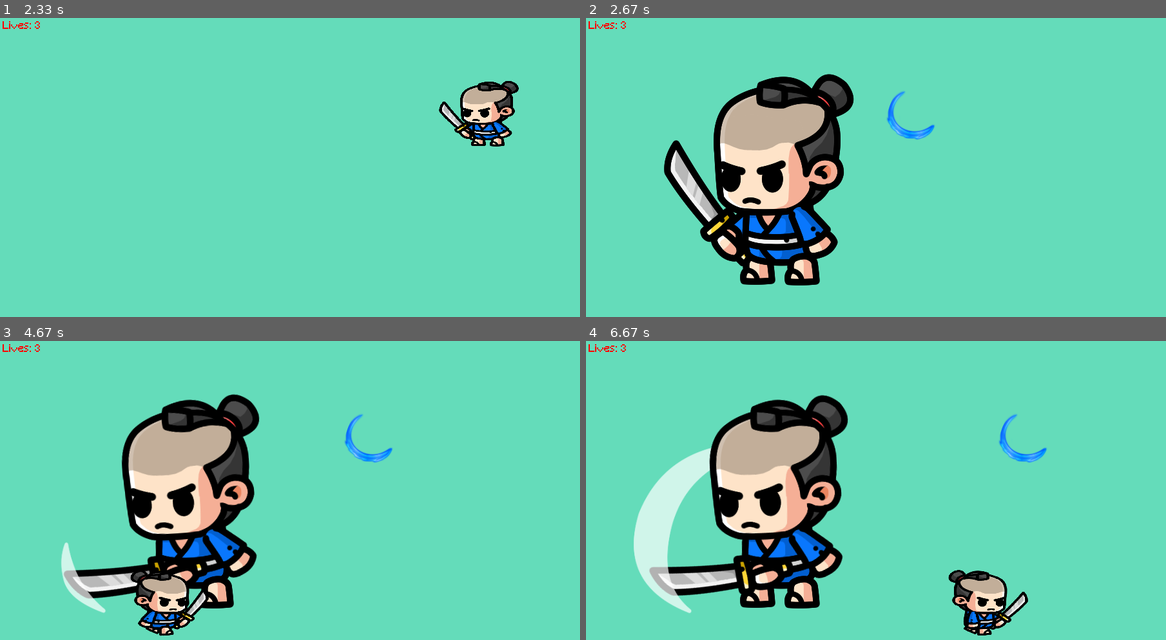
Above: before the commit, frames 1-4 (two rows, left to right).
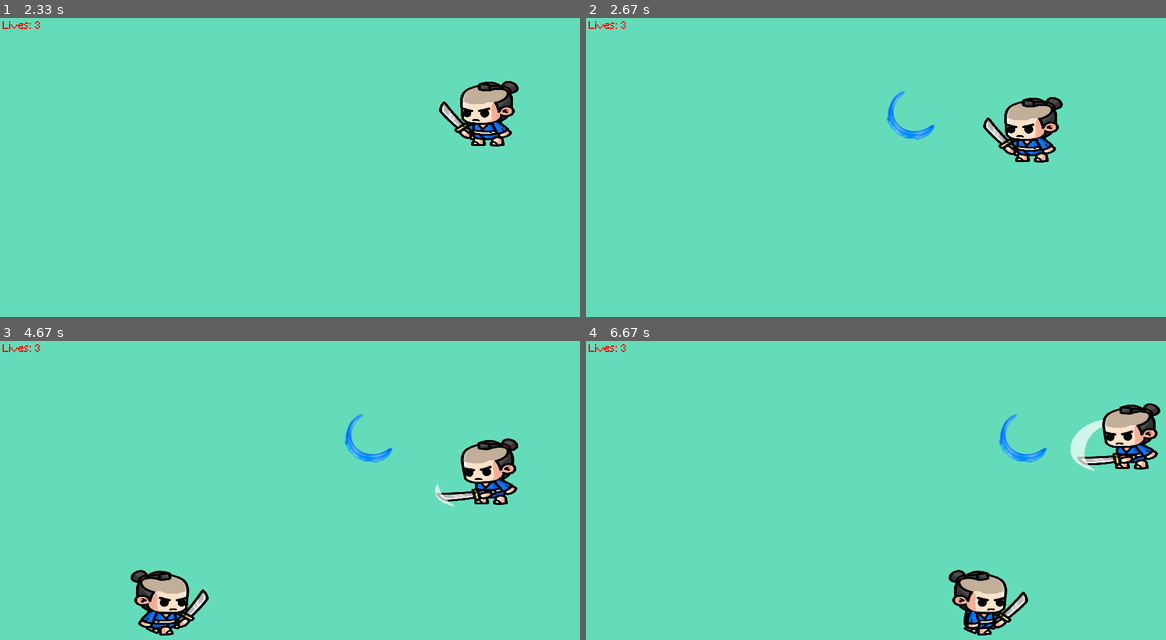
Above: after the commit, the same moments.

Repository: GaGex1222/Samurai-Pygame
Game: pygame game, started from game.py
Same seed, same stepped clock (60 frames per second), same inputs: the game is played once before the commit and once after it.
Inputs:
- Up to frame 1 (2.33 s): tap Space at 0.33, 0.73, 1.03, 1.23, 2.07 s; hold Right 0.67-1.13 s; hold Up 1.17-1.47 s; hold Left from 2 s (still down)
- Up to frame 2 (2.67 s): tap Space at 2.37, 2.63 s; release Left at 2.53 s; hold Down from 2.57 s (still down)
- Up to frame 3 (4.67 s): release Down at 2.87 s; hold Left 2.9-3.3 s; tap Space at 2.97, 3.27, 3.4, 3.8, 4.1, 4.47 s; hold Up 3.33-3.7 s; hold Right 3.73-4.37 s; hold Down from 4.4 s (still down)
- Up to frame 4 (6.67 s): release Down at 4.77 s; hold Left 4.8-5.27 s; tap Space at 4.87, 5.17, 5.37, 5.67, 5.87, 6.2, 6.5 s; hold Right 5.3-5.77 s; hold Up 5.8-6.1 s; hold Right 6.13-6.6 s; hold Left from 6.63 s (still down)

Frame 1 is identical in both runs. In frame 2, 17% of the frame differs, in the area x 13-83%, y 18-90%; in frame 3, 15%; in frame 4, 19%, in the area x 8-100%, y 18-91%.

Commit message:
Implemented fully attacking animation and fixed lives logic

Diff:
--- a/testing.py
+++ b/game.py
@@ -20,11 +20,15 @@
     def __init__(self, x_pos, y_pos):
         super().__init__()
         self.sprites = []
+        self.scaled_sprites = []
+        self.running_sprites = []
+        self.scaled_running_sprites = []
         self.x = x_pos
         self.y = y_pos
-        self.width = 400
-        self.height = 300
+        self.width = 250
+        self.height = 150
         self.is_attacking = False
+        self.is_running = False
         self.attack_counter = 0
         self.sprites.append(pygame.image.load(r'C:\Users\gald1\Desktop\web development projects\PyGame\assets\Samurai1\04-Attack\Attack1\__Samurai1_Attack1_000.png'))
         self.sprites.append(pygame.image.load(r'C:\Users\gald1\Desktop\web development projects\PyGame\assets\Samurai1\04-Attack\Attack1\__Samurai1_Attack1_001.png'))
@@ -34,7 +38,12 @@
         self.sprites.append(pygame.image.load(r'C:\Users\gald1\Desktop\web development projects\PyGame\assets\Samurai1\04-Attack\Attack1\__Samurai1_Attack1_006.png'))
         self.sprites.append(pygame.image.load(r'C:\Users\gald1\Desktop\web development projects\PyGame\assets\Samurai1\04-Attack\Attack1\__Samurai1_Attack1_007.png'))
 
-        self.image = self.sprites[self.attack_counter]
+        for sprite in self.sprites:
+            scaled_image = pygame.transform.scale(sprite, (self.width, self.height))
+            self.scaled_sprites.append(scaled_image)
+
+
+        self.image = self.scaled_sprites[self.attack_counter]
         self.anim_rect = self.image.get_rect(width=250, height=150)
         self.rect = pygame.Rect((x_pos, y_pos), (self.width, self.height))
     def draw(self):
@@ -43,8 +52,8 @@
             if self.attack_counter >= len(self.sprites):
                 self.is_attacking = False
                 self.attack_counter = 0
-            self.image = self.sprites[int(self.attack_counter)]
-            WIN.blit(self.image, self.anim_rect)
+            self.image = self.scaled_sprites[int(self.attack_counter)]
+            WIN.blit(self.image, self.rect)
         else:
             WIN.blit(SAMURAI_IMAGE_SCALED, self.rect)
 
@@ -52,6 +61,8 @@
         self.is_attacking = True
         print(self.is_attacking)
         self.attack_counter = 0
+
+
 
 
 class Enemy(pygame.sprite.Sprite):
@@ -74,7 +85,7 @@
         self.rect.size = (250, 150)
         self.rect.topleft = [pos_x, pos_y]
 
-    def update(self):
+    def update(self, lives):
         self.current_sprite += 0.6
 
 
@@ -86,6 +97,7 @@
         self.rect.size = (250, 150)
         self.rect.x += 3
         if self.rect.x > 725:
+            lives[0] -= 1
             self.kill()
 
 
@@ -122,7 +134,7 @@
         surface.blit(self.image , self.rect)
 
 
-def draw_window(samurai, slashes, sprites, enemy, text, textRect):
+def draw_window(samurai, slashes, sprites, enemy, text, textRect, lives):
     WIN.fill(bg_color)
     samurai.draw()
     WIN.blit(text, textRect)
@@ -134,7 +146,7 @@
                 slashes.remove(slash)
     if sprites and enemy:
         sprites.draw(WIN)
-        sprites.update()
+        sprites.update(lives=lives)
 
 
 
@@ -153,11 +165,11 @@
     game_started = False
     start_time = pygame.time.get_ticks()
     moving_sprites = pygame.sprite.Group()
-    lives = 3
+    lives = [3]
     start_cd = 0
     pygame_font = pygame.font.Font(r'C:\Users\gald1\Desktop\web development projects\PyGame\assets\Minecraft.ttf', 16)
     while run:
-        text = pygame_font.render(f'Lives: {lives}', True, (255, 0, 0))
+        text = pygame_font.render(f'Lives: {lives[0]}', True, (255, 0, 0))
         textRect = text.get_rect()
         textRect.center = (33, 13)
         current_time = pygame.time.get_ticks()
@@ -199,7 +211,7 @@
 
 
 
-        draw_window(samurai, slashes, sprites=moving_sprites, enemy=enemy, text=text, textRect=textRect)
+        draw_window(samurai, slashes, sprites=moving_sprites, enemy=enemy, text=text, textRect=textRect, lives=lives)
         keys_pressed = pygame.key.get_pressed()
         samurai_movement(keys=keys_pressed, samurai=samurai_char)
 
